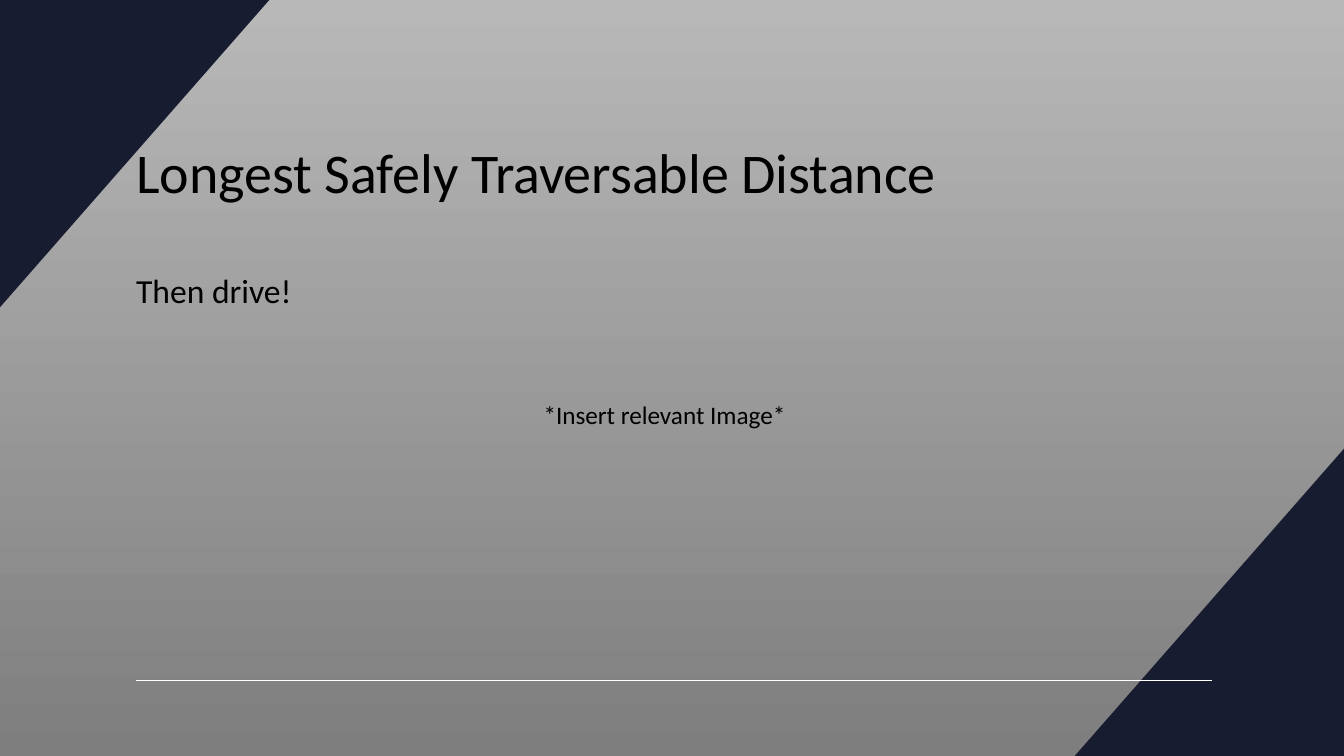
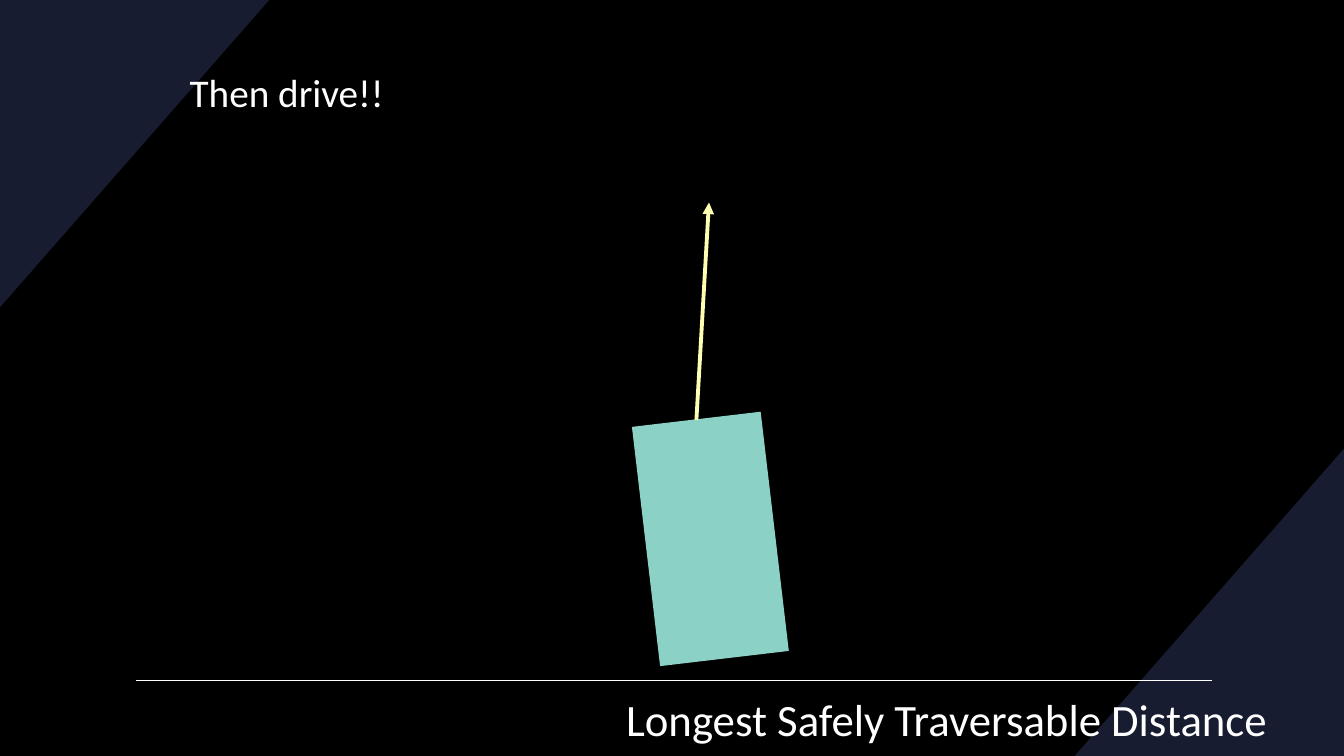
Before and after one commit to RacingAI/Reactive-Methods-Workshop, a slide deck: slide 30 of Disparity_Extender.pptx (slide 9 before the commit). Drawn at 1344x756 pixels with LibreOffice and Linux fonts; fonts in the diff are those of the drawing. Boxes give left, top, right and bottom in pixels: in the first picture for what was removed or moved away, otherwise in the second. Text is boxed around its words. In the diff, an @@ line names an element or a change of style, - is before the commit and + after.

```diff
--- a/Disparity_Extender.pptx
+++ b/Disparity_Extender.pptx
@@ background gradient #B9B9B9 to #7E7E7E to #000000 @@
@@ text "Then drive!!" at (190, 75, 383, 108): vertical alignment top to middle @@
@@ text at (190, 75, 383, 108): text changed; size 24 to 28 pt; text colour #000000 to #FFFFFF @@
-Then drive!
+Then drive!!
@@ arrow added from (697, 420) to (709, 203), #FEFFB3 2.75 pt @@
@@ text removed at (544, 406, 785, 429) @@
-*Insert relevant Image*
@@ rectangle added at (633, 413, 788, 666), fill #8BD1C5, outline #8BD1C5 1 pt @@
@@ title "Longest Safely Traversable Distance": place and size @@
-title "Longest Safely Traversable Distance" at (136, 146, 936, 203)
+title "Longest Safely Traversable Distance" at (626, 698, 1267, 747)
@@ title "Longest Safely Traversable Distance" at (626, 698, 1267, 747): size 40 to 32 pt, text colour #000000 to #FFFFFF @@
```
Also in this commit, not shown: 7 other slides changed, 23 slides added, 1 slide removed, 5 other files.
